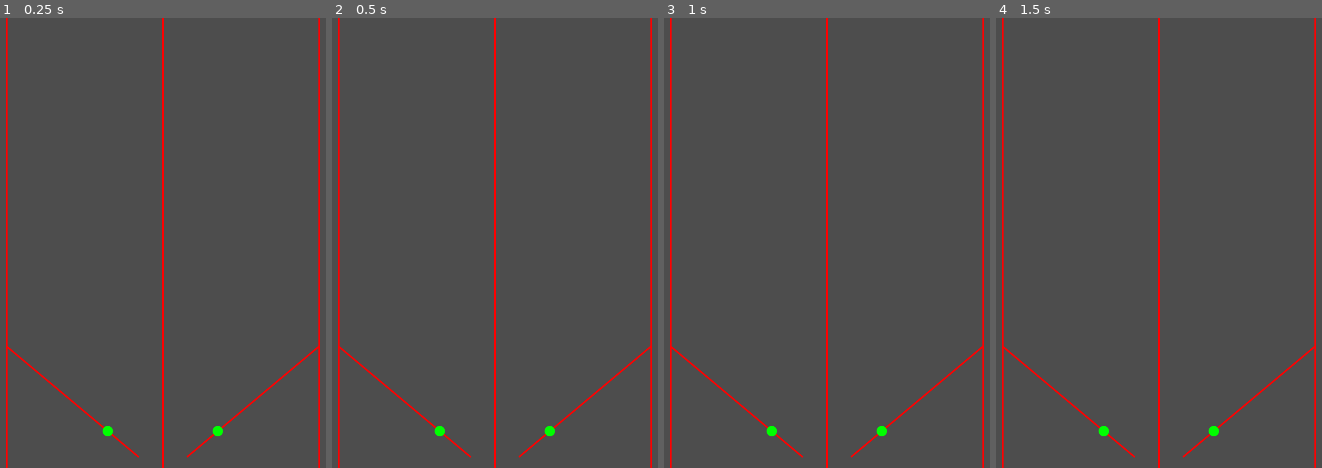
Above: before the commit, frames 1-4 (left to right).
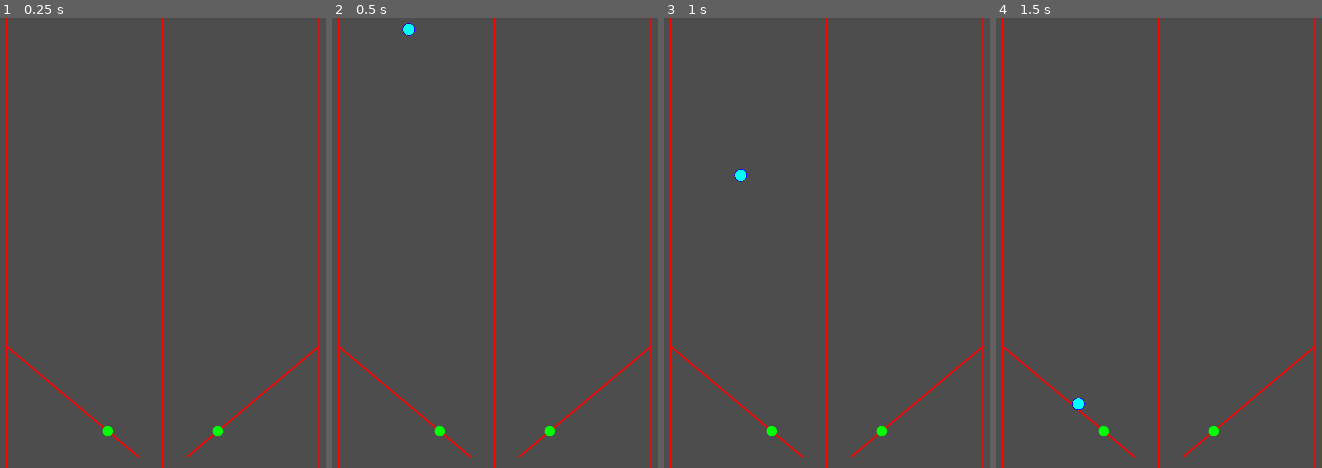
Above: after the commit, the same moments.

Repository: cxhuy/ptd
Game: Godot game, scene res://scenes/game.tscn
Two runs of this game, one before a commit and one after it. Both use one fixed random seed, a clock stepped at 60 frames per second and the inputs below.
Inputs:
- Up to frame 1 (0.25 s): no input
- Up to frame 2 (0.5 s): no input
- Up to frame 3 (1 s): no input
- Up to frame 4 (1.5 s): no input

Frame 1 is identical in both runs. In frame 2, less than 0.1% of the frame differs, in the area x 21-26%, y 1-4%; in frame 3, less than 0.1%; in frame 4, less than 0.1%.

Commit message:
feat: add ball scene

Diff:
--- /dev/null
+++ b/scenes/ball.tscn
@@ -0,0 +1,15 @@
+[gd_scene load_steps=3 format=3 uid="uid://domq6x0q4mfk1"]
+
+[ext_resource type="Texture2D" uid="uid://6fphf5hl05fd" path="res://sprites/ball.svg" id="1_odmrh"]
+
+[sub_resource type="CircleShape2D" id="CircleShape2D_ejfi7"]
+radius = 15.0
+
+[node name="Ball" type="RigidBody2D"]
+
+[node name="BallCollision" type="CollisionShape2D" parent="."]
+shape = SubResource("CircleShape2D_ejfi7")
+
+[node name="BallSprite" type="Sprite2D" parent="."]
+scale = Vector2(0.3, 0.3)
+texture = ExtResource("1_odmrh")
--- a/scenes/game.tscn
+++ b/scenes/game.tscn
@@ -1,6 +1,7 @@
-[gd_scene load_steps=4 format=3 uid="uid://b4thv8xq7r6q"]
+[gd_scene load_steps=5 format=3 uid="uid://b4thv8xq7r6q"]
 
 [ext_resource type="Texture2D" uid="uid://bf7ls4k68i8td" path="res://sprites/walls.svg" id="1_cy8yf"]
+[ext_resource type="PackedScene" uid="uid://domq6x0q4mfk1" path="res://scenes/ball.tscn" id="2_nc3n3"]
 
 [sub_resource type="RectangleShape2D" id="RectangleShape2D_pyenq"]
 size = Vector2(100, 1080)
@@ -30,3 +31,6 @@
 
 [node name="RightSlope" type="CollisionPolygon2D" parent="Walls"]
 polygon = PackedVector2Array(1335, 790, 1091.5, 993, 1091.5, 1080, 1335, 1080)
+
+[node name="Ball" parent="." instance=ExtResource("2_nc3n3")]
+position = Vector2(753, -89)
--- /dev/null
+++ b/sprites/ball.svg
@@ -0,0 +1 @@
+<svg id="레이어_1" data-name="레이어 1" xmlns="http://www.w3.org/2000/svg" viewBox="0 0 100 100"><defs><style>.cls-1{fill:aqua;}.cls-2{fill:blue;}</style></defs><circle class="cls-1" cx="50" cy="50" r="47.5"/><path class="cls-2" d="M50,5A45,45,0,1,1,5,50,45.05,45.05,0,0,1,50,5m0-5a50,50,0,1,0,50,50A50,50,0,0,0,50,0Z"/></svg>
Not shown, added: sprites/ball.svg.import
